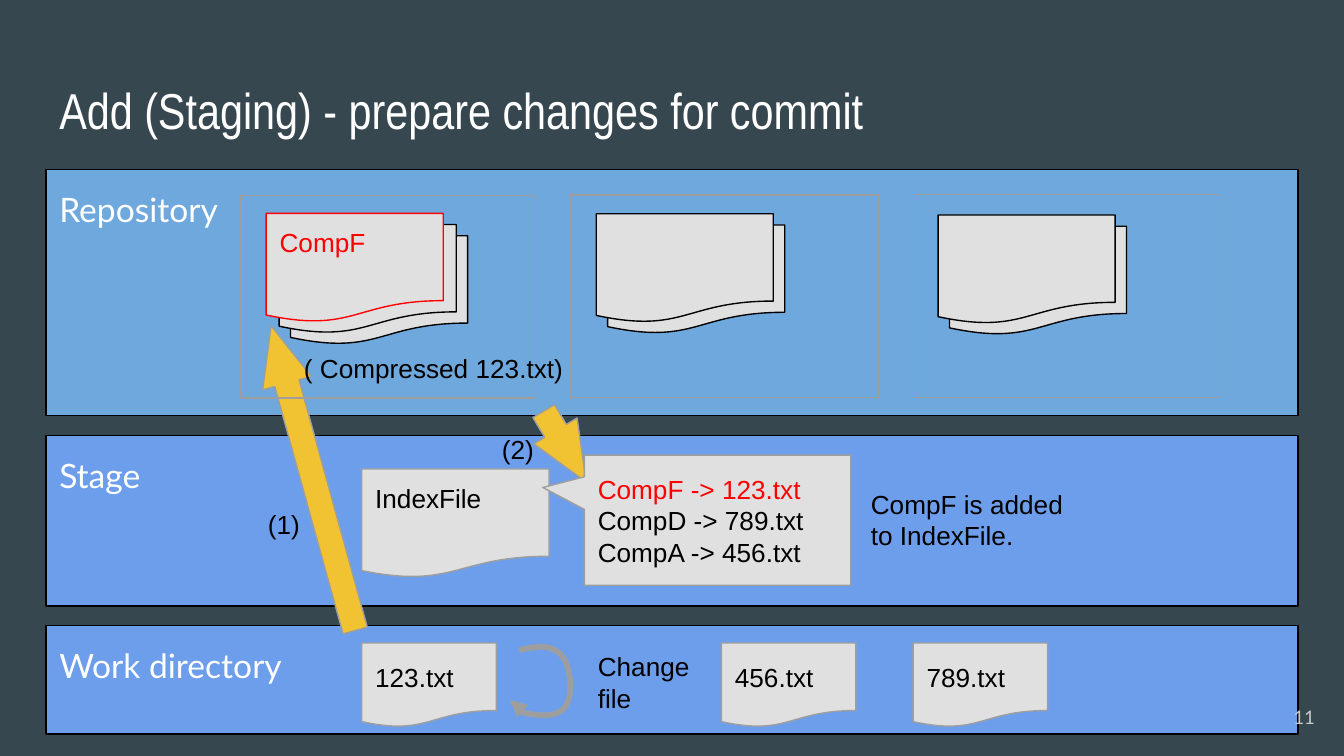
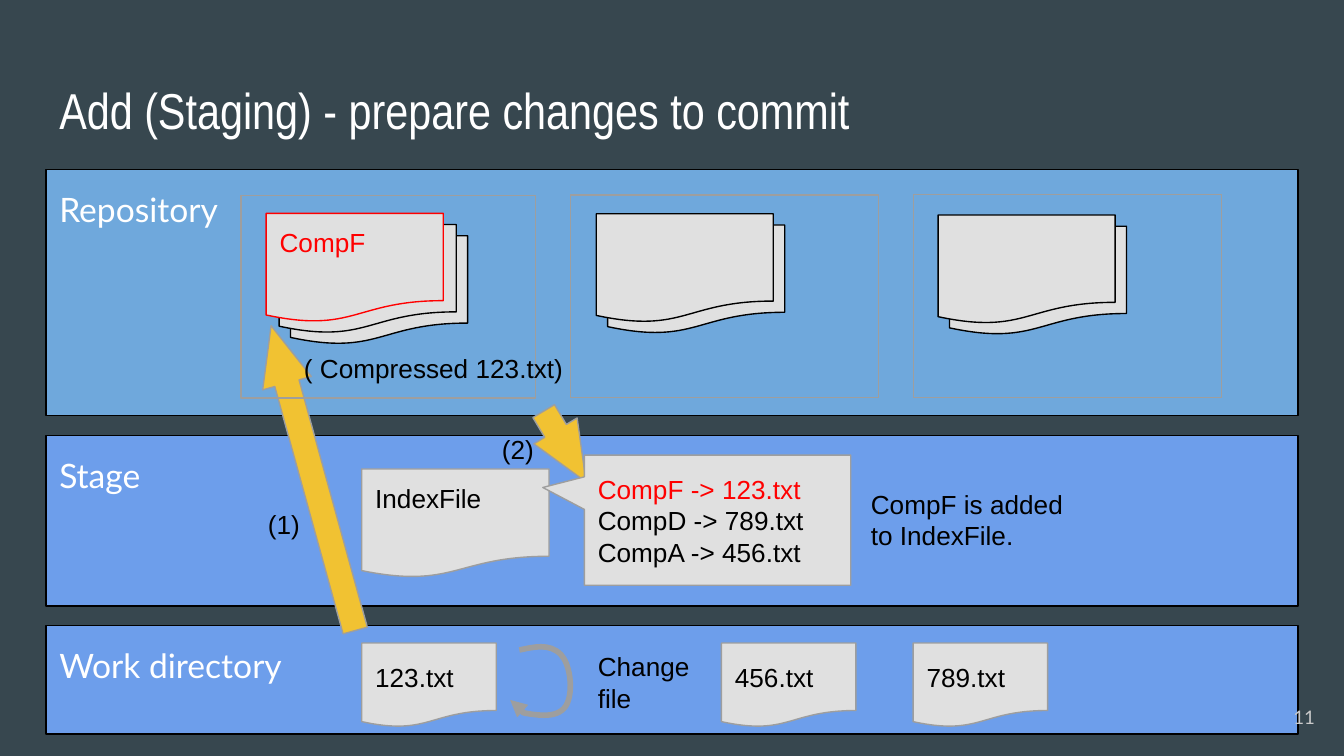
Before and after one commit to acchi17/StudyGit, a slide deck: slide 11 of GitStudySession.pptx. Drawn at 1344x756 pixels with LibreOffice and Linux fonts; fonts in the diff are those of the drawing. Boxes give left, top, right and bottom in pixels: in the first picture for what was removed or moved away, otherwise in the second. Text is boxed around its words. In the diff, an @@ line names an element or a change of style, - is before the commit and + after.

```diff
--- a/GitStudySession.pptx
+++ b/GitStudySession.pptx
@@ title at (59,92,849,139): text changed @@
-Add (Staging) - prepare changes for commit
+Add (Staging) - prepare changes to commit
```
Also in this commit, not shown: 2 other slides changed, 10 slides added.
